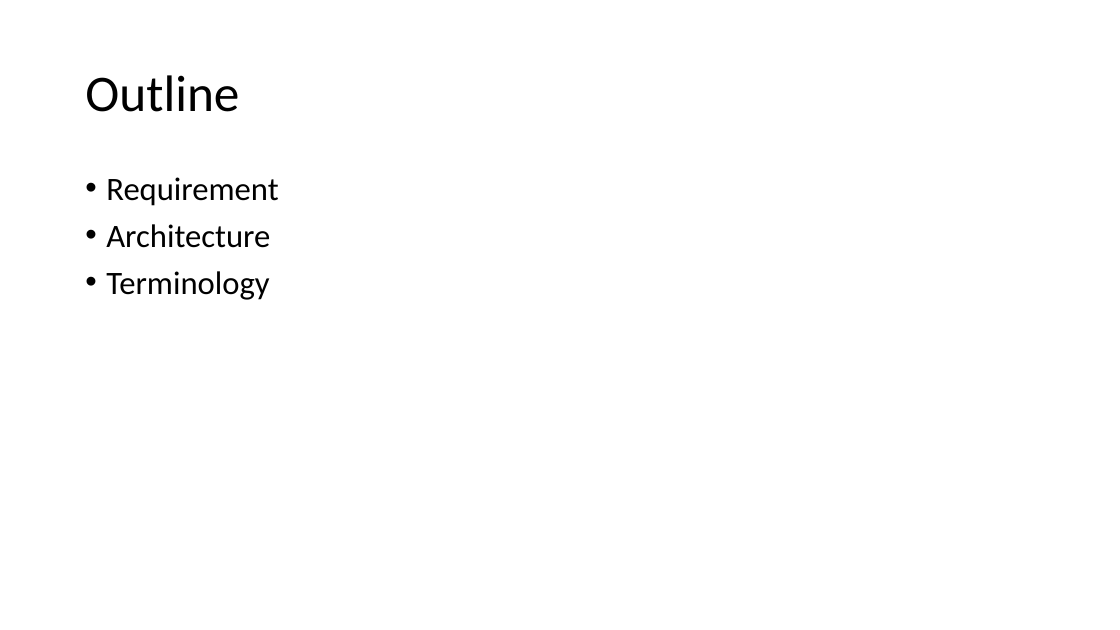
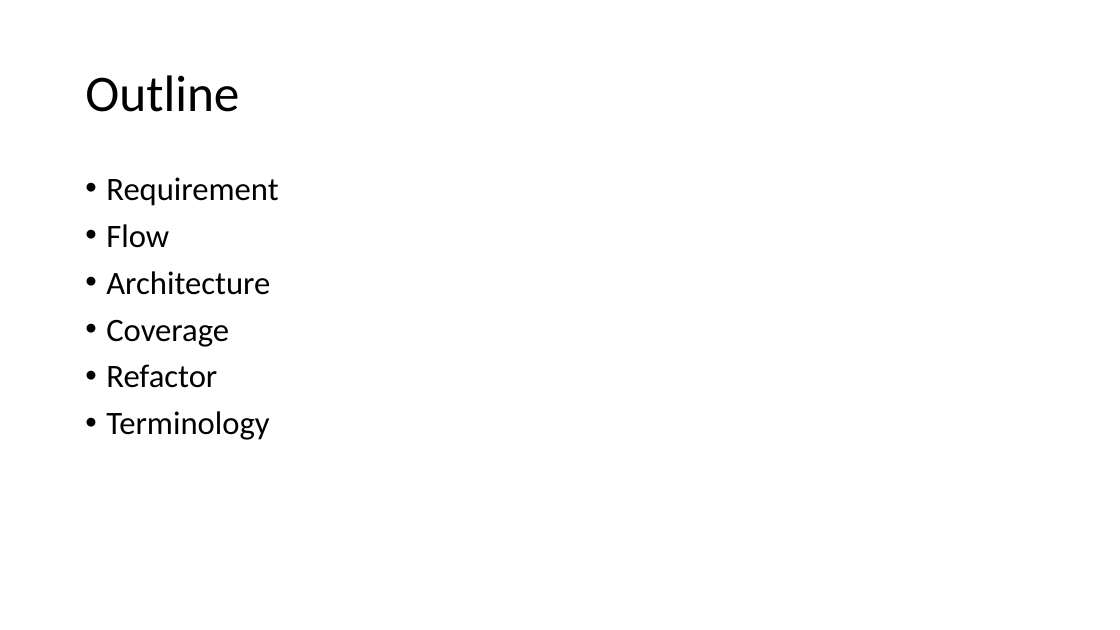
Before and after one commit to ernie55ernie/ShoppingCart, a slide deck: slide 2 of DM_PJ03_Probability.pptx. Drawn at 1120x630 pixels with LibreOffice and Linux fonts; fonts in the diff are those of the drawing. Boxes give left, top, right and bottom in pixels: in the first picture for what was removed or moved away, otherwise in the second. Text is boxed around its words. In the diff, an @@ line names an element or a change of style, - is before the commit and + after.

```diff
--- a/DM_PJ03_Probability.pptx
+++ b/DM_PJ03_Probability.pptx
@@ text at (x1=106, y1=224, x2=169, y2=248): paragraph added @@
+• Flow
@@ text at (x1=106, y1=319, x2=229, y2=388): paragraphs added @@
+• Coverage
+• Refactor
```
Also in this commit, not shown: 3 other slides changed, 5 slides added, 5 other files.
